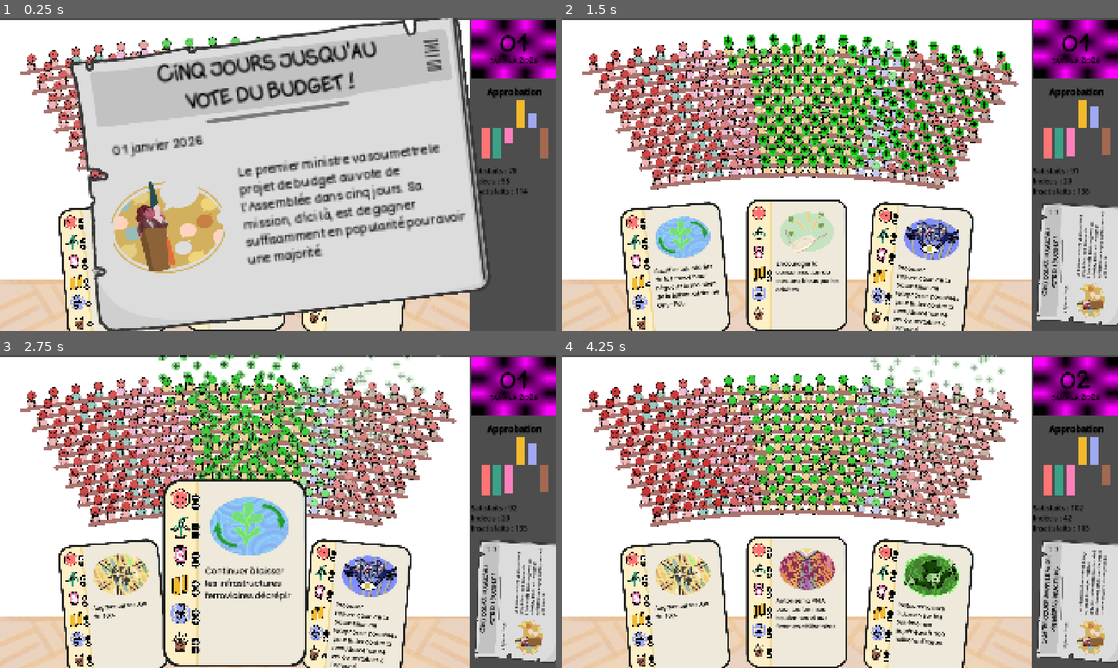
Above: before the commit, frames 1-4 (two rows, left to right).
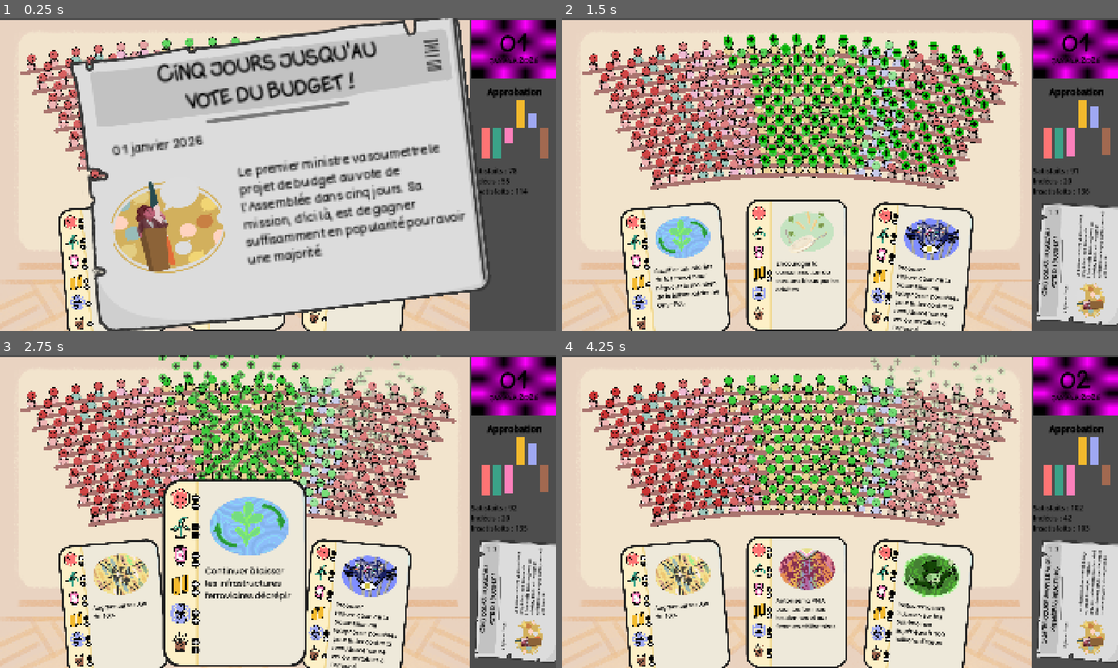
Above: after the commit, the same moments.

Repository: remimorvan/assemblee-nationale-simulator
Game: Godot game, scene res://scenes/game.tscn
Same seed, same stepped clock (60 frames per second), same inputs: the game is played once before the commit and once after it.
Inputs (mouse positions are in pixels of both pictures, inside the frame that each line leads up to):
- Up to frame 1 (0.25 s): no input
- Up to frame 2 (1.5 s): tap Enter at 0.5 s; move the mouse to (1073, 127) at 0.52 s; click (1073, 127) at 0.67 s; tap Space at 1.25 s; move the mouse to (673, 271) at 1.27 s; click (673, 271) at 1.42 s
- Up to frame 3 (2.75 s): move the mouse to (233, 602) at 2.02 s; click (233, 602) at 2.17 s
- Up to frame 4 (4.25 s): move the mouse to (917, 608) at 2.77 s; click (917, 608) at 2.92 s; click (917, 608) at 3.67 s

The runs differ from the first frame. In frame 1, 14% of the frame differs, in the area x 0-85%, y 0-84%; in frame 2, 32%; in frame 3, 28%; in frame 4, 33%.

Commit message:
Texture hemicycle

Diff:
--- a/scenes/hemicycle.tscn
+++ b/scenes/hemicycle.tscn
@@ -1,8 +1,9 @@
-[gd_scene load_steps=5 format=3 uid="uid://d1voxmvhe7xmt"]
+[gd_scene load_steps=6 format=3 uid="uid://d1voxmvhe7xmt"]
 
 [ext_resource type="Script" uid="uid://ca4vviiiv0rox" path="res://scripts/hemicycle.gd" id="1_22fab"]
 [ext_resource type="PackedScene" uid="uid://cuemgi5ynsxra" path="res://scenes/mp.tscn" id="2_8igwf"]
 [ext_resource type="Shader" uid="uid://dssfkivsy2mxu" path="res://assets/hemicycle/hemicycle.gdshader" id="3_8igwf"]
+[ext_resource type="Texture2D" uid="uid://cmapdig36yep5" path="res://assets/hemycicle.png" id="3_hw2pa"]
 
 [sub_resource type="ShaderMaterial" id="ShaderMaterial_hw2pa"]
 shader = ExtResource("3_8igwf")
@@ -15,11 +16,11 @@
 mp_scene = ExtResource("2_8igwf")
 desk_color = Color(0.6646, 0.455872, 0.433702, 1)
 
-[node name="Background" type="ColorRect" parent="."]
+[node name="Background" type="TextureRect" parent="."]
 z_index = -1
 z_as_relative = false
 layout_mode = 2
-mouse_filter = 1
+texture = ExtResource("3_hw2pa")
 
 [node name="TextureRect" type="ColorRect" parent="."]
 material = SubResource("ShaderMaterial_hw2pa")
Not shown: 1 places in scenes/card.tscn that only renumber resources
Not shown: 1 places in scenes/game.tscn that only renumber resources
Not shown: 1 places in scenes/journal.tscn that only renumber resources
Not shown: 1 places in scenes/mp.tscn that only renumber resources
Not shown: 1 places in scenes/player.tscn that only renumber resources
